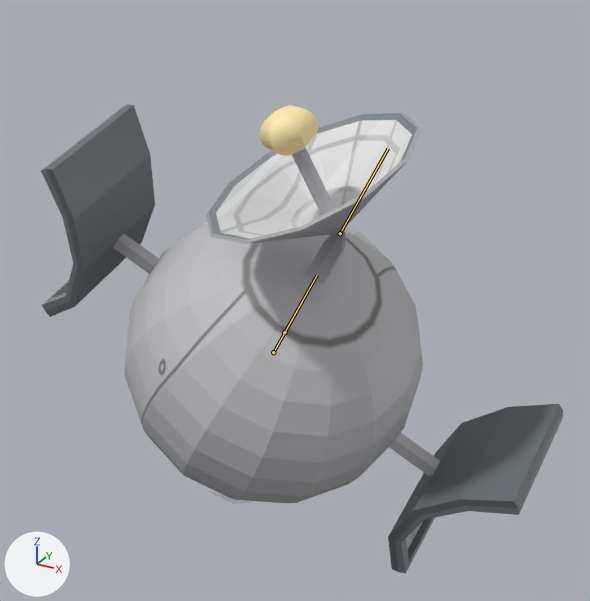
Before and after pictures for a commit that changed the FBX model Assets/FBXs/Satelite.fbx.
The view is the same before and after, from a 50 mm camera at (2.52, -4.28, 2.55) aimed at (0.15, 0.03, 0.39). Arrows for +X, +Y and +Z are at lower left; the lights stay in place. Both versions are drawn at frame 2 of the action 'Satelite|Satelite Body.001Action'; the numbers are the values there. The bones that bend it are drawn over the model as lines.
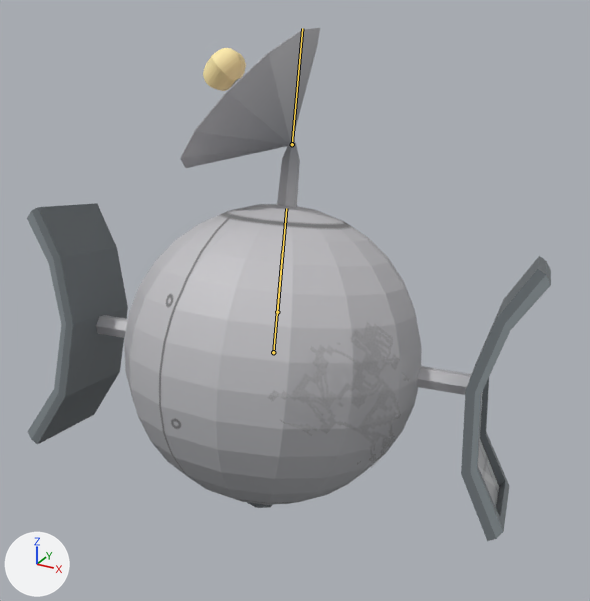
Where the change shows, as pixel boxes (x1, y1, x2, y2) in the pictures (590 x 601 px):
'Satelite Body', posed (30% taller): before (124, 221, 423, 503); after (124, 142, 422, 508)
'Cylinder.002', posed (28% shorter): before (41, 104, 563, 573); after (27, 203, 551, 541)
'Sphere', posed (35% narrower): before (206, 105, 422, 244); after (180, 28, 320, 168)
bone 'Antena', root to tip: before (340, 233) to (388, 148); after (292, 144) to (302, 28)

The edits, one by one:
Object 'Satelite' (bone_rig_object) turns from (23, 30, 7) to (-14, 1, 10) degrees about its own x, y and z.
Bone 'Antena' (bone_antena) turns from (0, 0, 0) to (0, 7, 0) degrees about its own x, y and z.
Bone 'Antena' (bone_antena) is rescaled from (1.0, 1.0, 1.0) to (1.0, 1.04, 1.0).
